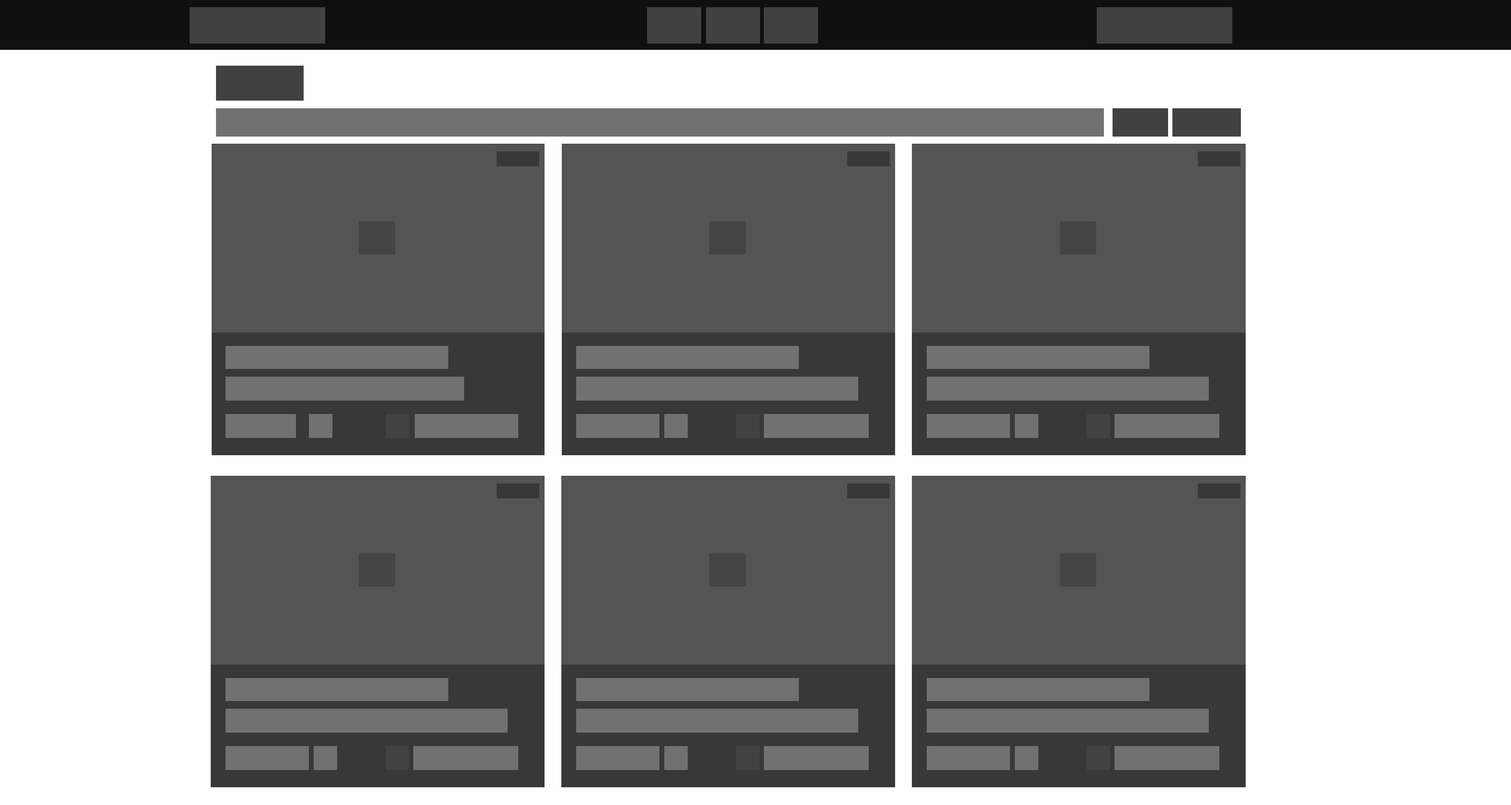
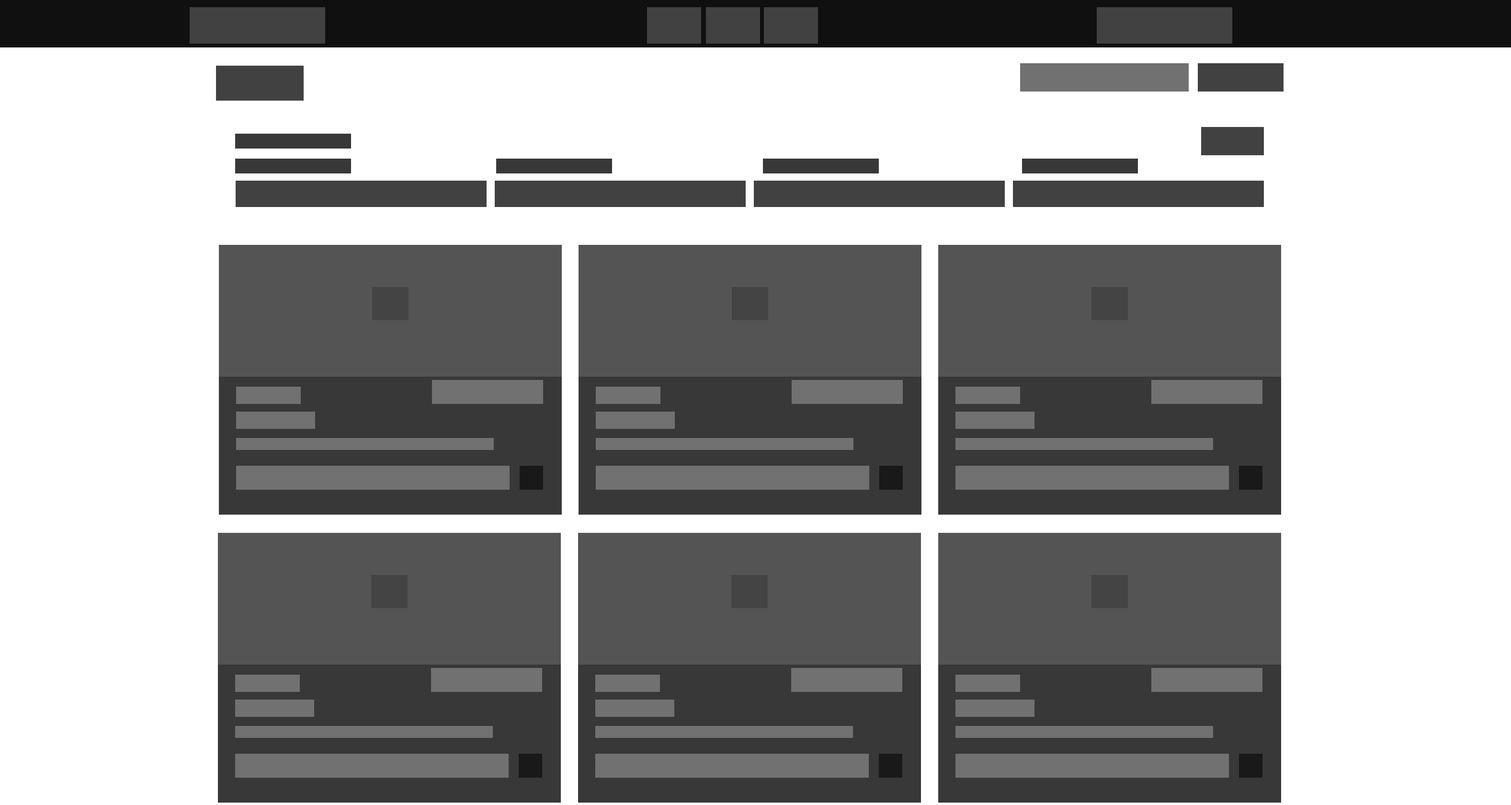
Layer changes from the first 1511x805 image to the second:
moved "Прямоугольник 10 копия 5" above "Прямоугольник 8 копия 4", painted on it over [210, 475, 561, 803]
moved "Прямоугольник 10 копия 4" above "Прямоугольник 8 копия 3", painted on it over [561, 475, 921, 803]
painted on "Прямоугольник 9 копия 10" (3rd of 6) over [313, 667, 1263, 770]
moved "Прямоугольник 10 копия 3" above "Прямоугольник 8 копия 2", painted on it over [911, 475, 1281, 803]
moved "Прямоугольник 6 копия 2" above "Прямоугольник 9 копия 9", painted on it over [911, 144, 1281, 377]
painted on "Прямоугольник 9 копия 9" (1st of 6) over [763, 465, 1229, 770]
painted on "Прямоугольник 9 копия 9" (2nd of 6) over [736, 465, 1263, 770]
painted on "Прямоугольник 9 копия 9" (3rd of 6) over [664, 379, 1263, 770]
painted on "Прямоугольник 9 копия 9" (4th of 6) over [576, 386, 1021, 770]
painted on "Прямоугольник 9 копия 9" (5th of 6) over [576, 411, 1035, 733]
painted on "Прямоугольник 9 копия 9" (6th of 6) over [576, 437, 1213, 701]
moved "Прямоугольник 10 копия 2" above "Прямоугольник 8 копия", painted on it over [911, 143, 1281, 515]
painted on "Прямоугольник 9 копия 8" (1st of 6) over [595, 465, 1220, 770]
painted on "Прямоугольник 9 копия 8" (3rd of 6) over [791, 379, 1039, 770]
painted on "Прямоугольник 9 копия 8" (4th of 6) over [595, 386, 1010, 770]
painted on "Прямоугольник 9 копия 8" (5th of 6) over [595, 411, 1209, 733]
painted on "Прямоугольник 9 копия 8" (6th of 6) over [595, 437, 1150, 701]
moved "Прямоугольник 10 копия" above "Прямоугольник 8", painted on it over [561, 143, 922, 515]
moved "Прямоугольник 7 копия 4" above "Прямоугольник 7", painted on it over [235, 133, 890, 499]
painted on "Прямоугольник 10" over [211, 143, 562, 515]
renamed "Слой 1" to "Фон", moved it above "Прямоугольник 11" over [0, 47, 1511, 803]
…and 59 more changes (16 added, 6 moved_by, 24 painted, 13 removed, 11 stack)
